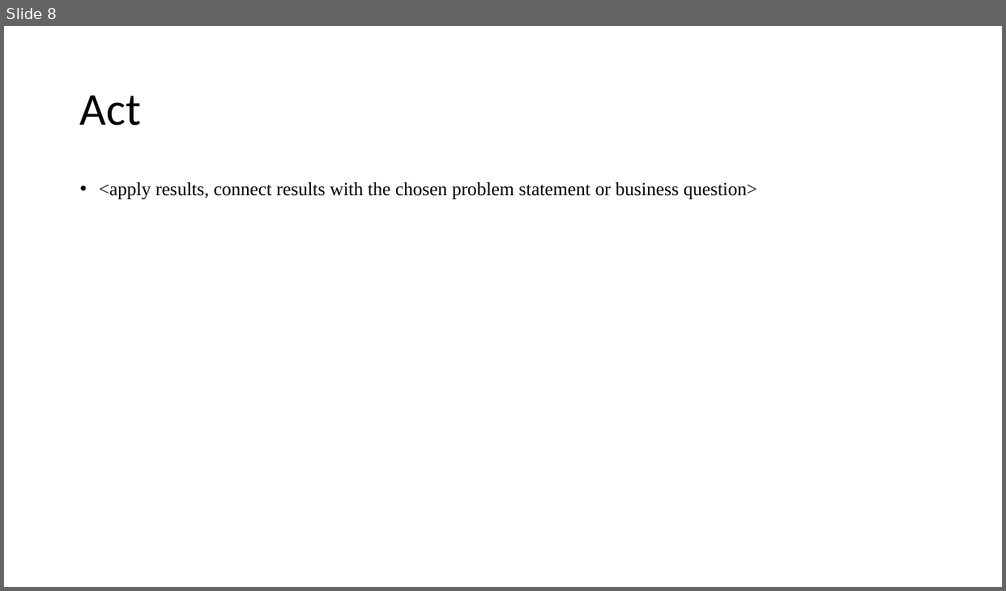
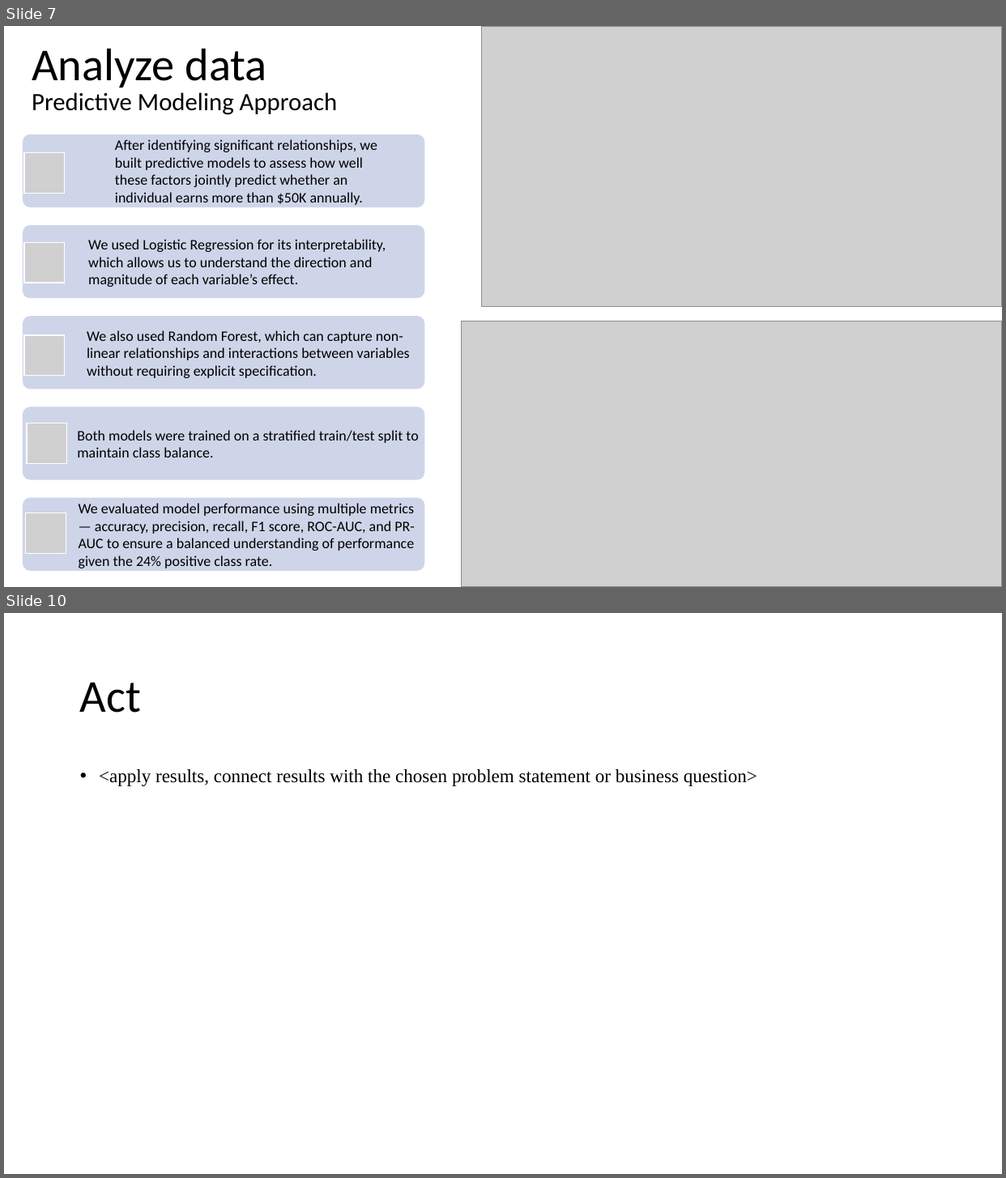
Before and after one commit to jpadwor1/ANA500, a slide deck: ANA500_Micro-Project_1.pptx. Shown one above the other, each under a label of ours: slide 8 before the commit, slides 7 and 10 after it; the slides between them are not shown. The pictures are 1006x591 and 1006x1178 pixels, drawn with LibreOffice and Linux fonts; fonts in the diff are those of the drawing; grey boxes stand for pictures. Boxes give left, top, right and bottom in pixels: in the first picture for what was removed or moved away, otherwise in the second. Text is boxed around its words. In the diff, an @@ line names an element or a change of style, - is before the commit and + after.

Commit message:
add additional EDA to support modeling

```diff
--- a/ANA500_Micro-Project_1.pptx
+++ b/ANA500_Micro-Project_1.pptx
@@ slide 7 added at (4, 26, 1002, 587), background #FFFFFF @@
@@ title added at (32, 48, 267, 88), 44 pt, text #000000 @@
+Analyze data
@@ picture added at (483, 26, 1002, 307) @@
@@ text added at (32, 92, 338, 115), 24 pt, text #000000 @@
+Predictive Modeling Approach
@@ picture added at (461, 322, 1002, 587) @@
@@ group added at (23, 135, 424, 572): 5 rounded rectangles, 5 pictures, 5 texts @@
+After identifying significant relationships, we built predictive models to assess how well these factors jointly predict whether an individual earns more than $50K annually.
+We used Logistic Regression for its interpretability, which allows us to understand the direction and magnitude of each variable’s effect.
+We also used Random Forest, which can capture non-linear relationships and interactions between variables without requiring explicit specification.
+Both models were trained on a stratified train/test split to maintain class balance.
+We evaluated model performance using multiple metrics — accuracy, precision, recall, F1 score, ROC-AUC, and PR-AUC to ensure a balanced understanding of performance given the 24% positive class rate.
@@ what was slide 8 is now slide 10 @@
```
Also in this commit, not shown: 5 slides changed, 3 other slides added, 2 slides removed, 4 other files.
